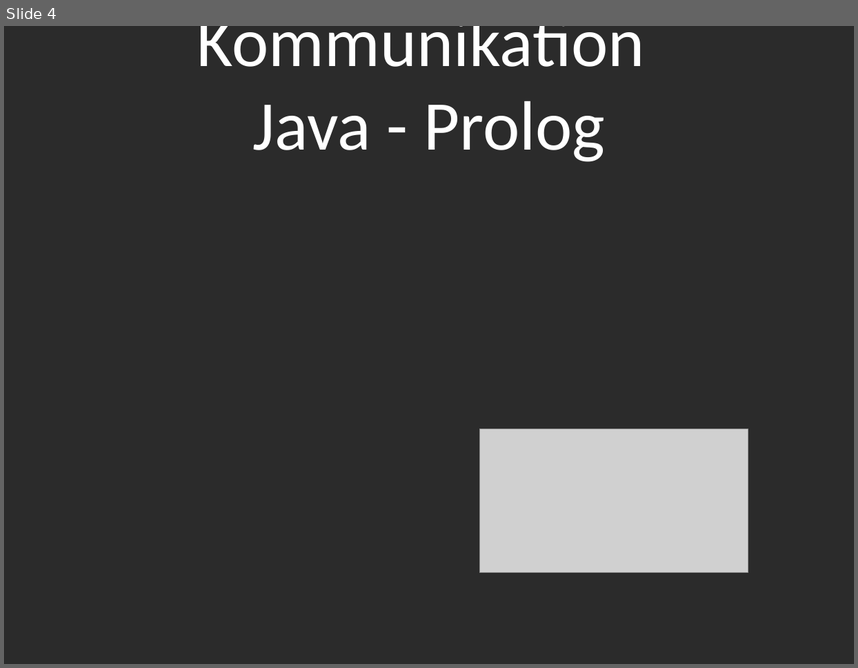
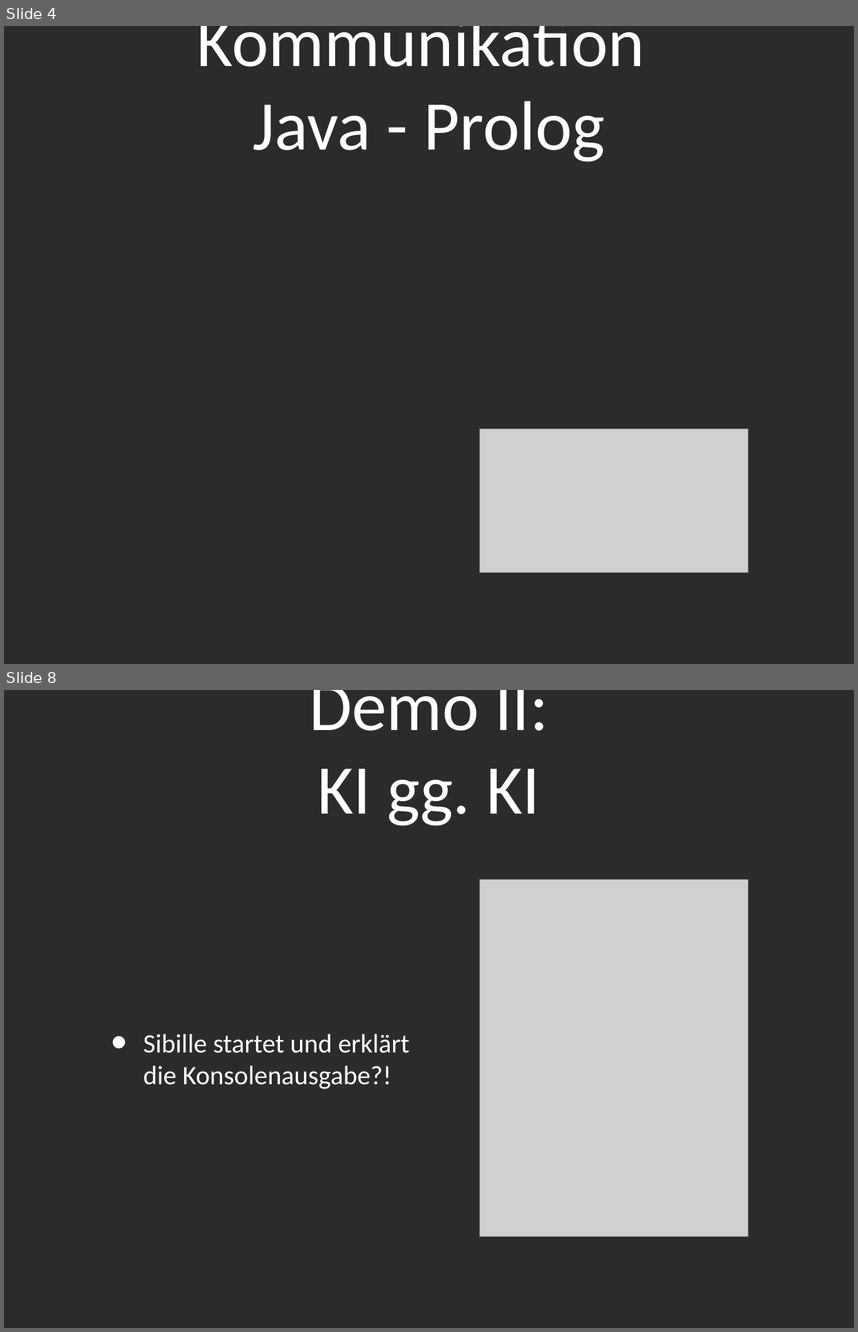
Before and after one commit to novac045/ai-battleship, a slide deck: Präsentation/Presentation_PPT.ppt. Shown one above the other, each under a label of ours: slide 4 before the commit, slides 4 and 8 after it; the slides between them are not shown. The pictures are 858x668 and 858x1332 pixels, drawn with LibreOffice and Linux fonts; fonts in the diff are those of the drawing; grey boxes stand for pictures; background and template pictures are left out; a plain dark background stands for a picture behind light text. Boxes give left, top, right and bottom in pixels: in the first picture for what was removed or moved away, otherwise in the second. Text is boxed around its words. In the diff, an @@ line names an element or a change of style, - is before the commit and + after.

```diff
--- a/Präsentation/Presentation_PPT.ppt
+++ b/Präsentation/Presentation_PPT.ppt
@@ slide 8 added at [4,690,854,1328], background picture (left out) @@
@@ title added at [309,690,548,826], 84 pt, text #FFFFFF @@
+Demo II:
+KI gg. KI
@@ picture added at [480,880,749,1236] @@
@@ text added at [143,1034,410,1089], 32 pt, text #FFFFFF @@
+• Sibille startet und erklärt die Konsolenausgabe?!
```
Also in this commit, not shown: 3 slides changed, 1 other slide added, 2 slides removed, 2 other files.
